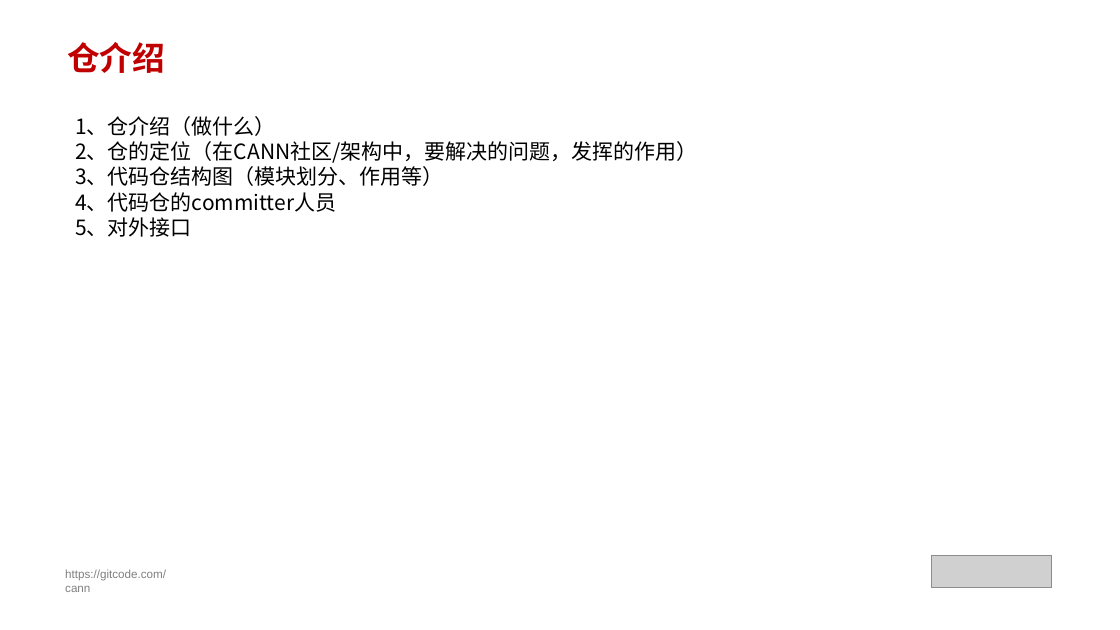
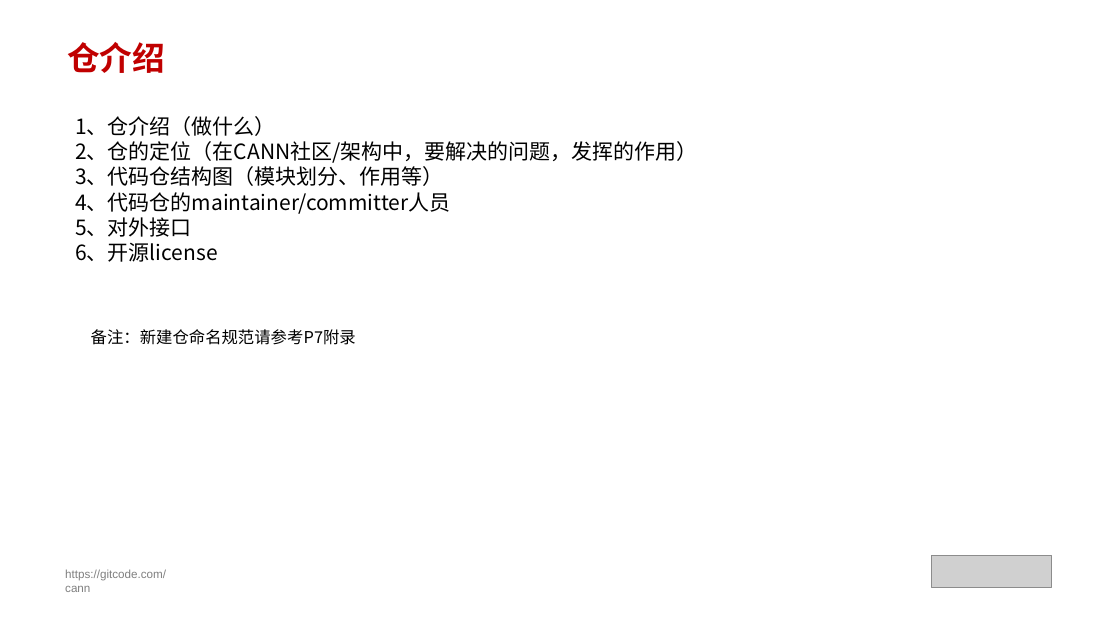
Before and after one commit to hicann/community, a slide deck: slide 3 of templates/新建仓申报模板 v0.1.pptx. Drawn at 1120x630 pixels with LibreOffice and Linux fonts; fonts in the diff are those of the drawing; grey boxes stand for pictures. Boxes give left, top, right and bottom in pixels: in the first picture for what was removed or moved away, otherwise in the second. Text is boxed around its words. In the diff, an @@ line names an element or a change of style, - is before the commit and + after.

Commit message:
更新新建仓和新建sig的模板

# message auto-generated for no-merge-commit merge:
!332 merge main into master

更新新建仓和新建sig的模板

Description: 更新新建仓和新建sig的模板

See merge request: cann/community!332

```diff
--- a/templates/新建仓申报模板 v0.1.pptx
+++ b/templates/新建仓申报模板 v0.1.pptx
@@ text at <box>75,192,450,214</box>: text changed @@
-4、代码仓的committer人员
+4、代码仓的maintainer/committer人员
@@ text at <box>75,243,217,262</box>: paragraph added @@
+6、开源license
@@ text added at <box>91,329,356,345</box>, 14 pt, text #000000 @@
+备注：新建仓命名规范请参考P7附录
```
Also in this commit, not shown: 1 slide added, 1 other file.
